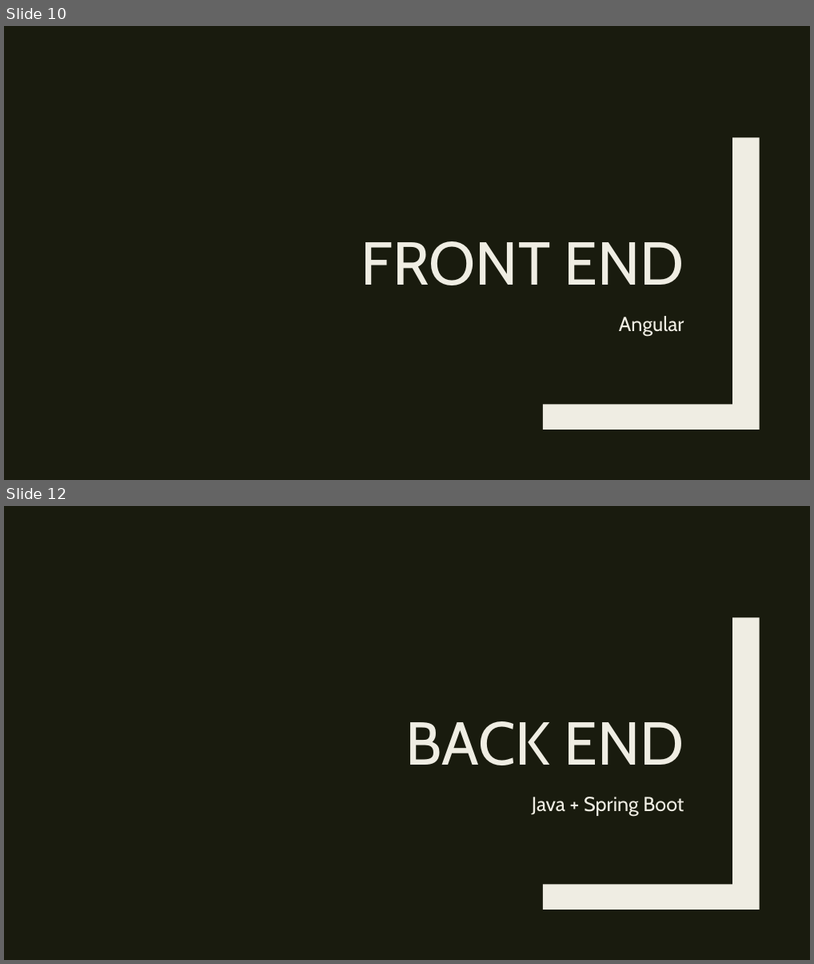
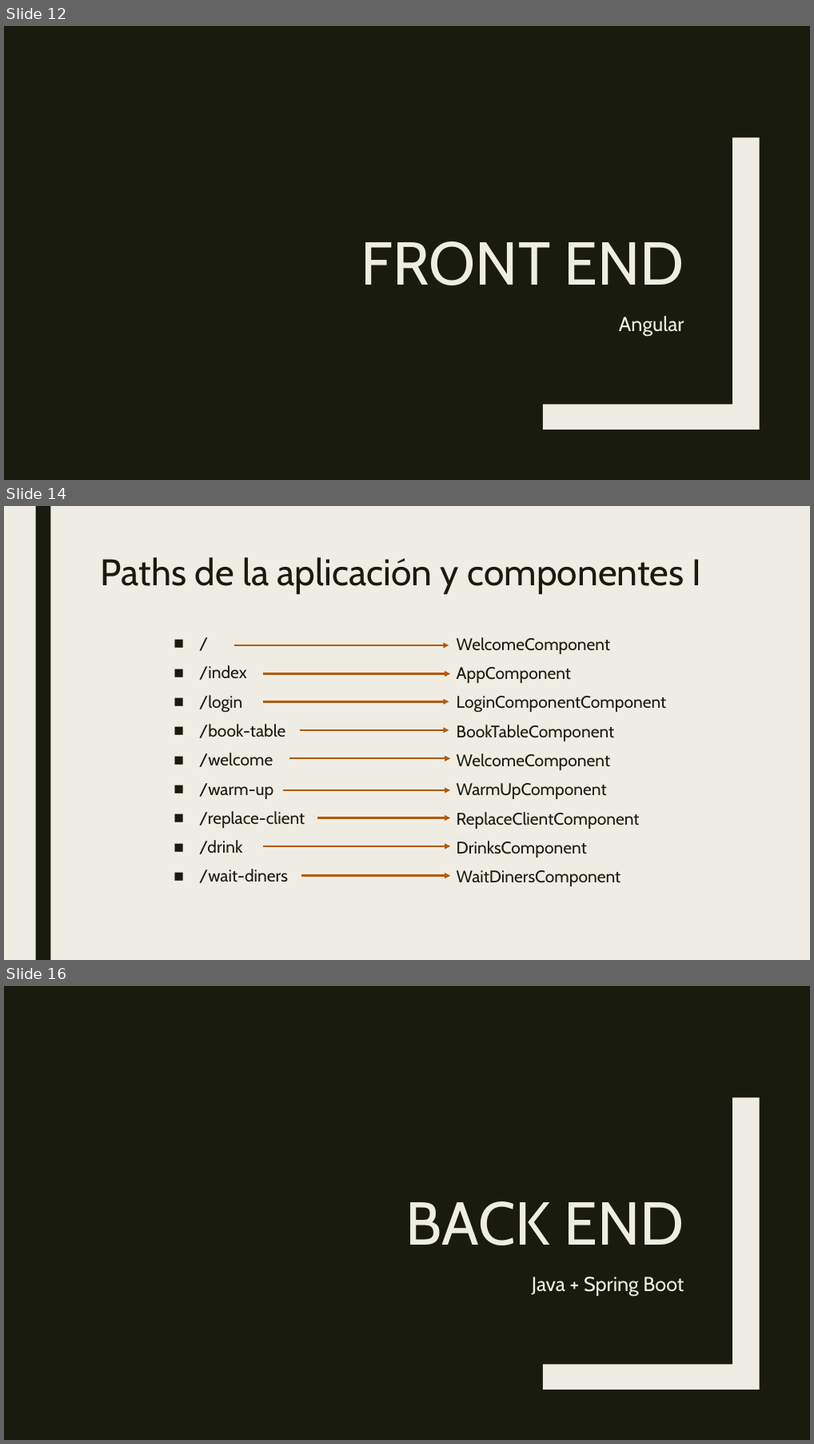
Before and after one commit to daniescorpio/Alafia, a slide deck: AlafiaPresentacion.pptx. Shown one above the other, each under a label of ours: slides 10 and 12 before the commit, slides 12, 14 and 16 after it; the slides between them are not shown. The pictures are 814x964 and 814x1444 pixels, drawn with LibreOffice and Linux fonts; fonts in the diff are those of the drawing. Boxes give left, top, right and bottom in pixels: in the first picture for what was removed or moved away, otherwise in the second. Text is boxed around its words. In the diff, an @@ line names an element or a change of style, - is before the commit and + after.

```diff
--- a/AlafiaPresentacion.pptx
+++ b/AlafiaPresentacion.pptx
@@ slide 14 added at bbox=[4, 506, 810, 960], background #EFEDE3 @@
@@ rectangle added at bbox=[35, 506, 50, 960], fill #191B0E @@
@@ title added at bbox=[101, 557, 702, 594], 44 pt, text #191B0E @@
+Paths de la aplicación y componentes I
@@ arrow added from (234, 645) to (450, 645), #B5580B 2.25 pt @@
@@ text added at bbox=[457, 637, 667, 886], 20 pt, text #191B0E @@
+WelcomeComponent
+AppComponent
+LoginComponentComponent
+BookTableComponent
+WelcomeComponent
+WarmUpComponent
+ReplaceClientComponent
+DrinksComponent
+WaitDinersComponent
@@ text added at bbox=[199, 665, 305, 883], 20 pt, text #191B0E @@
+■ /
+■ /index
+■ /login
+■ /book-table
+■ /welcome
+■ /warm-up
+■ /replace-client
+■ /drink
+■ /wait-diners
@@ arrow added from (263, 673) to (450, 673), #B5580B 2.25 pt @@
@@ arrow added from (263, 701) to (450, 701), #B5580B 2.25 pt @@
@@ arrow added from (300, 730) to (450, 730), #B5580B 2.25 pt @@
@@ arrow added from (290, 758) to (450, 758), #B5580B 2.25 pt @@
@@ arrow added from (283, 790) to (450, 790), #B5580B 2.25 pt @@
@@ arrow added from (318, 817) to (450, 817), #B5580B 2.25 pt @@
@@ arrow added from (263, 846) to (450, 846), #B5580B 2.25 pt @@
@@ arrow added from (302, 876) to (450, 876), #B5580B 2.25 pt @@
@@ what was slide 10 is now slide 12 @@
@@ what was slide 12 is now slide 16 @@
```
Also in this commit, not shown: 4 slides changed, 13 other slides added, 7 slides removed.
